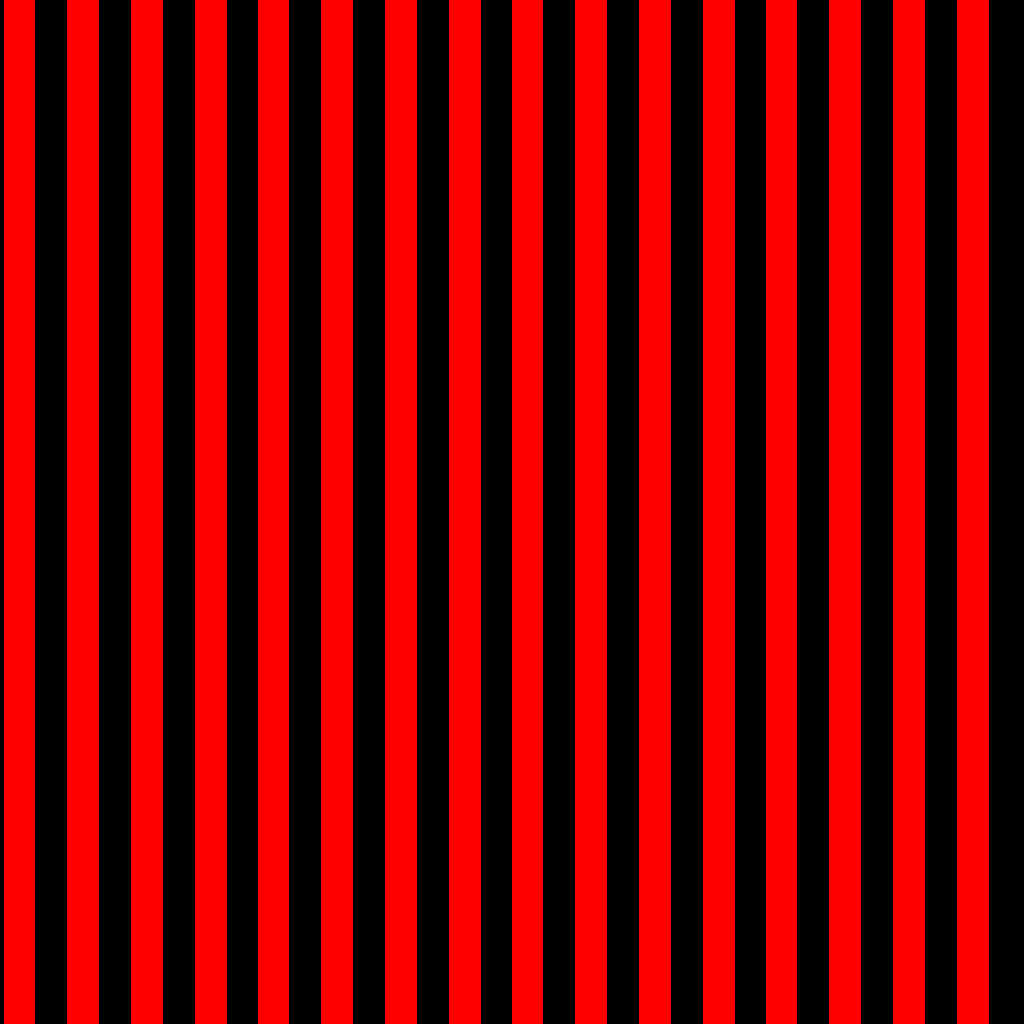
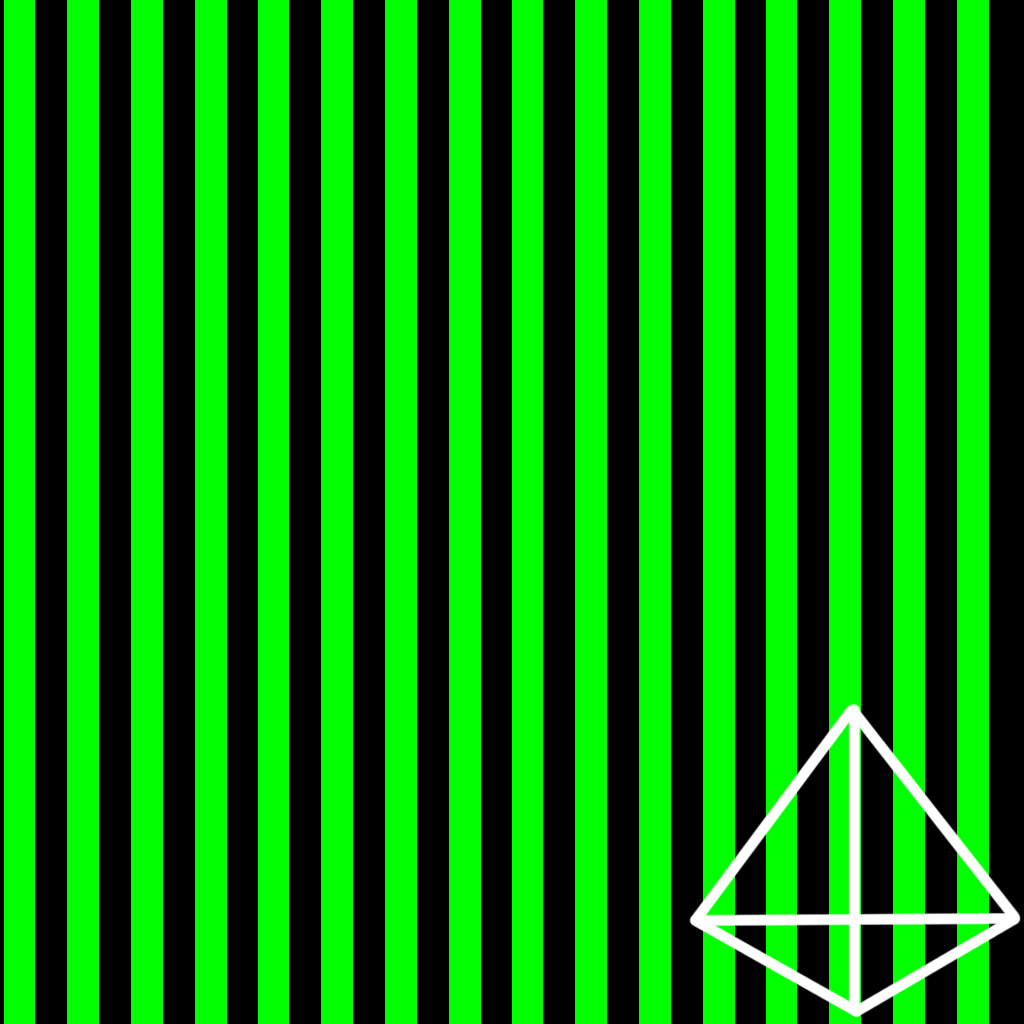
Layers edited between the first and the second w=1024, h=1024 image:
added layer "Layer 14" above "Layer 12" over [left=689, top=703, right=1021, bottom=1018]
painted on "Layer 11" over [left=4, top=0, right=989, bottom=1024]
